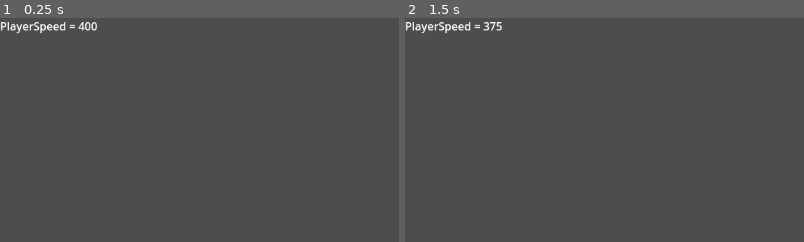
Above: before the commit, frames 1-2 (left to right).
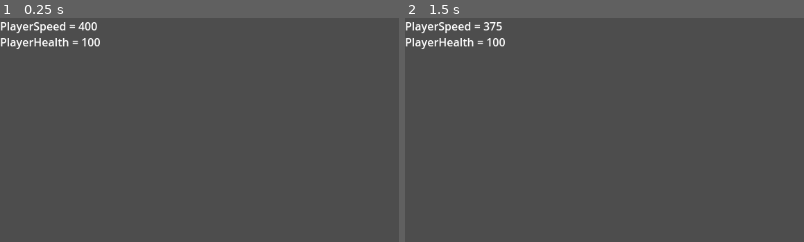
Above: after the commit, the same moments.

Repository: TheBritz/kung-flu
Game: Godot game, scene res://server_properties.tscn
The game is run twice, just before and just after one commit, with the same random seed, the same clock (stepped at 60 frames per second) and the same inputs. This scene is started directly instead of the project's main scene.
Inputs:
- Up to frame 1 (0.25 s): no input
- Up to frame 2 (1.5 s): tap Enter at 0.5 s; hold Right (ui_right) 0.53-1.28 s; tap Space at 1.25 s; hold Down (ui_down) from 1.28 s (still down)
The pictures show only the part of the screen within x 0-50%, y 0-50%; the shares and areas given below are measured in that part.

The runs differ from the first frame. In frame 1, 0.5% of the frame differs, in the area x 0-26%, y 8-14%; in frame 2, 0.5%.

Commit message:
working on player movement, added PlayerHealth as a sample server property

Diff:
--- a/basic_player.gd
+++ b/basic_player.gd
@@ -9,5 +9,16 @@
 func _physics_process(delta):
 	if is_multiplayer_authority():
 		var playerSpeed = serverProperties.PlayerSpeed if serverProperties.PlayerSpeed else 400
-		velocity = Input.get_vector("ui_left", "ui_right", "ui_up", "ui_down") * playerSpeed
+		var maxVelocity = Vector2(playerSpeed, playerSpeed)
+		var minVelocity = Vector2(-playerSpeed, -playerSpeed)
+		var inputAcc = Input.get_vector("ui_left", "ui_right", "ui_up", "ui_down") * 25 #playerSpeed
+		var xAcc = inputAcc.x
+		if inputAcc.x == 0:
+			xAcc = -sign(velocity.x) * 7
+		var yAcc = inputAcc.y
+		if inputAcc.y == 0:
+			yAcc = -sign(velocity.y) * 7
+		velocity.x += xAcc
+		velocity.y += yAcc
+		velocity = velocity.clamp(minVelocity, maxVelocity)
 	move_and_slide()
--- a/server_properties.gd
+++ b/server_properties.gd
@@ -1,10 +1,11 @@
 extends Node
 
 var capsRegex: RegEx = RegEx.new()
+var label: RichTextLabel = null
 
 #Server properties should be defined here and be Pascale case
 @export var PlayerSpeed = 400
-var label: RichTextLabel = null
+@export var PlayerHealth = 100
 
 func _ready() -> void:
 	capsRegex.compile('^[A-Z]')
--- a/server_properties.tscn
+++ b/server_properties.tscn
@@ -7,6 +7,9 @@
 properties/0/path = NodePath(".:PlayerSpeed")
 properties/0/spawn = true
 properties/0/replication_mode = 1
+properties/1/path = NodePath(".:PlayerHealth")
+properties/1/spawn = true
+properties/1/replication_mode = 1
 
 [node name="ServerProperties" type="Node"]
 script = ExtResource("1_6e4ef")
